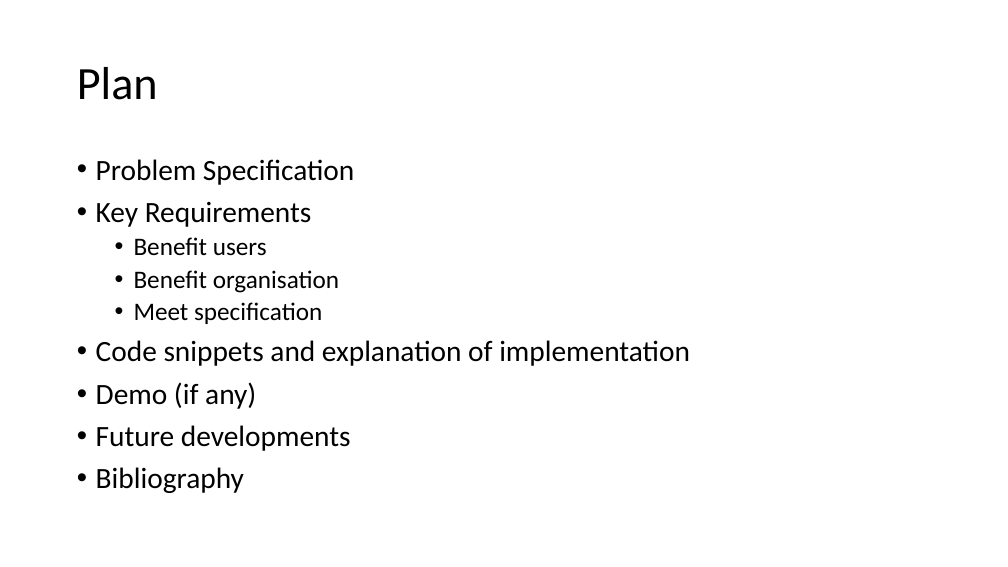
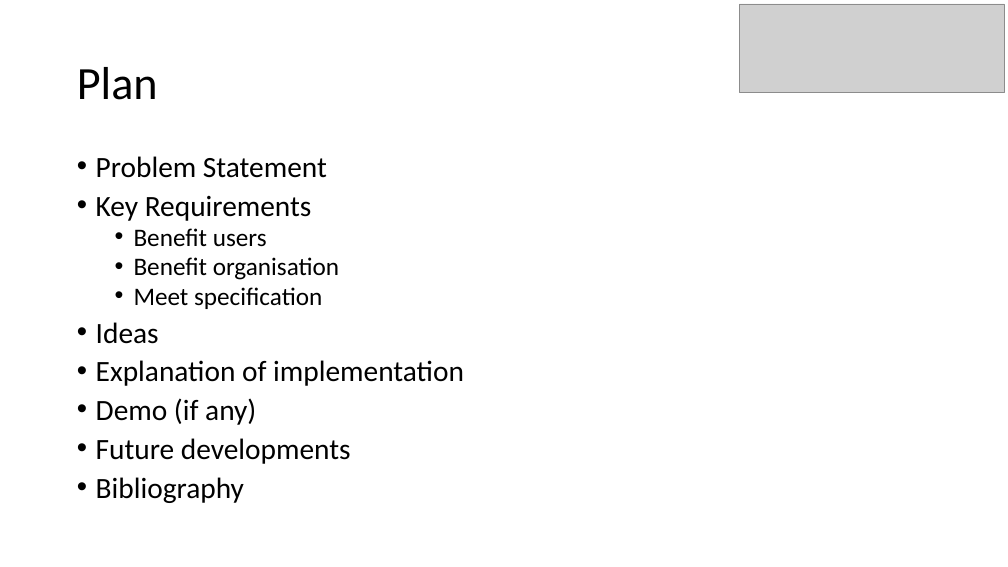
Before and after one commit to Ldn2016/team-11, a slide deck: slide 2 of _presentation/Team 11 Presentation.pptx. Drawn at 1008x567 pixels with LibreOffice and Linux fonts; fonts in the diff are those of the drawing; grey boxes stand for pictures. Boxes give left, top, right and bottom in pixels: in the first picture for what was removed or moved away, otherwise in the second. Text is boxed around its words. In the diff, an @@ line names an element or a change of style, - is before the commit and + after.

```diff
--- a/_presentation/Team 11 Presentation.pptx
+++ b/_presentation/Team 11 Presentation.pptx
@@ picture added at bbox=[740, 4, 1004, 92] @@
@@ text at bbox=[96, 156, 327, 178]: text changed @@
-• Problem Specification
+• Problem Statement
@@ text at bbox=[96, 196, 351, 503]: line spacing 0.9 to 0.8 @@
@@ text at bbox=[96, 322, 464, 386]: text changed @@
-• Code snippets and explanation of implementation
+• Ideas
+• Explanation of implementation
```
Also in this commit, not shown: 5 other slides changed, 2 slides added, 1 slide removed.
